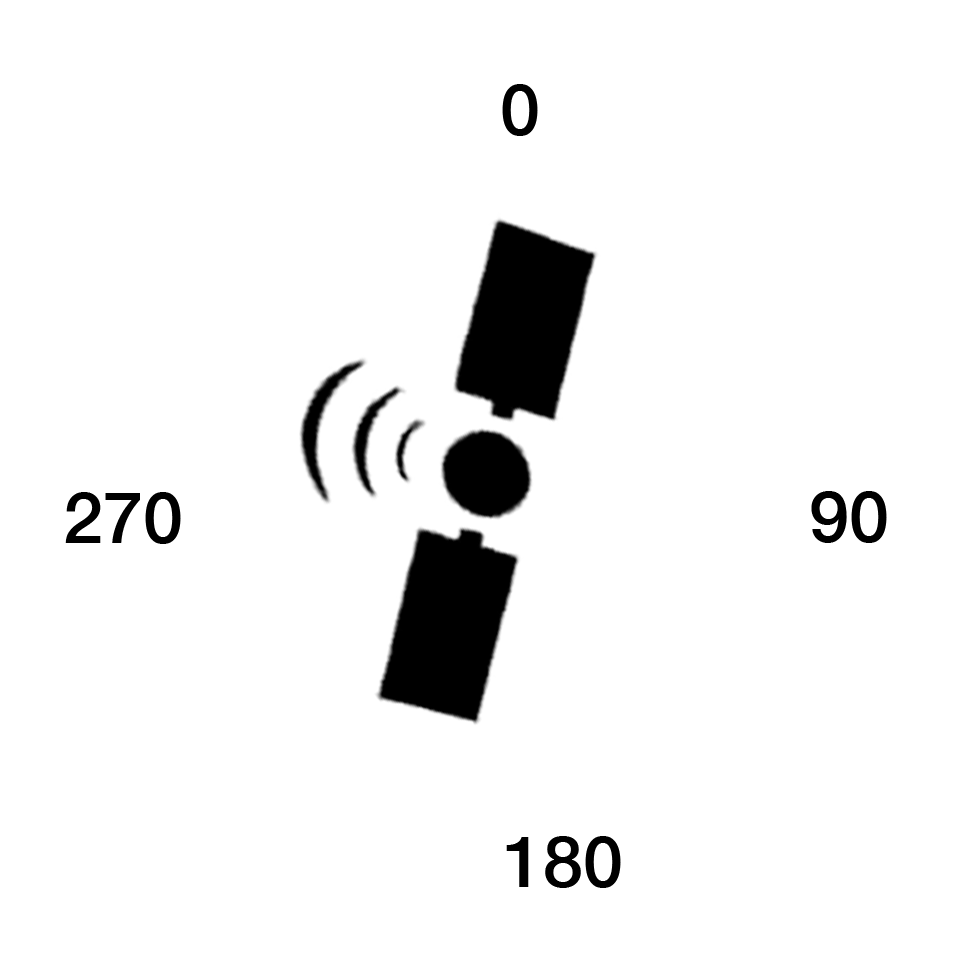
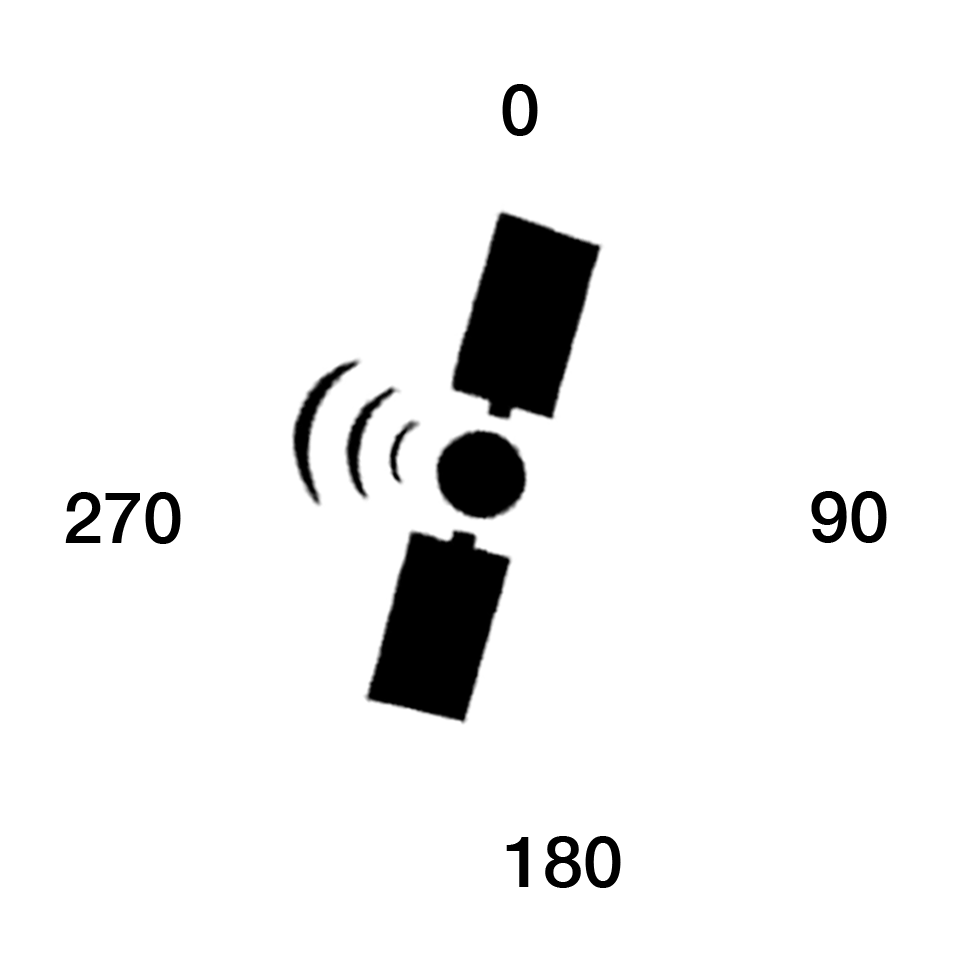
Before/after of a 979 x 979 layered artwork. What changed in the layer stack:
painted on "Satellite" (1st of 3, in "Version 2 descending" › "Satellite+") over [left=291, top=208, right=605, bottom=726]